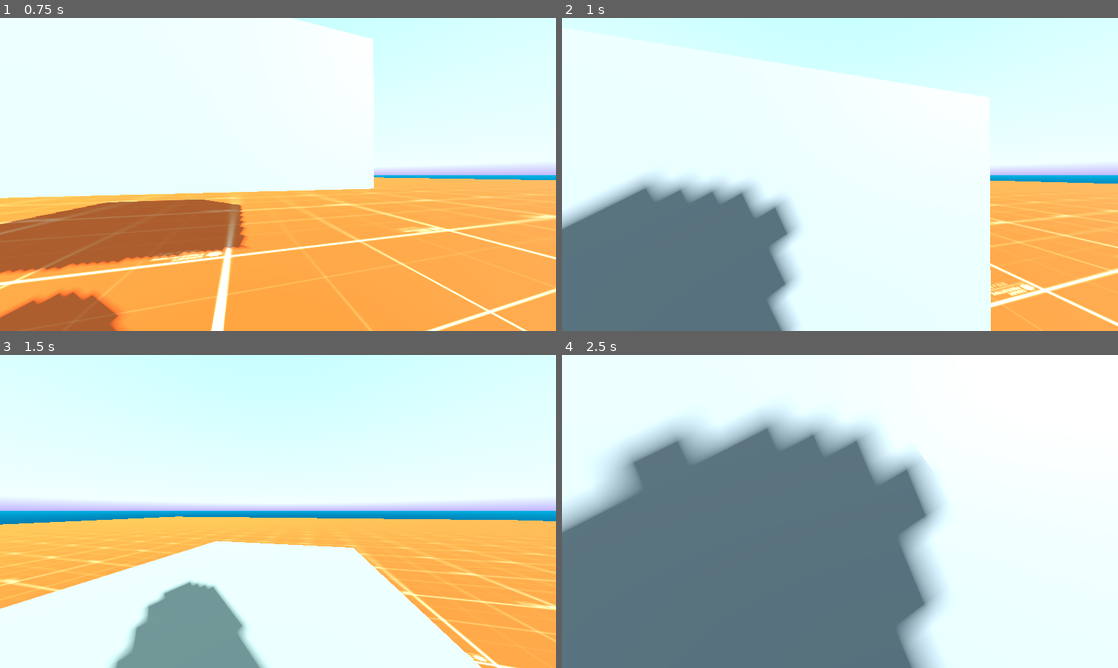
Above: before the commit, frames 1-4 (two rows, left to right).
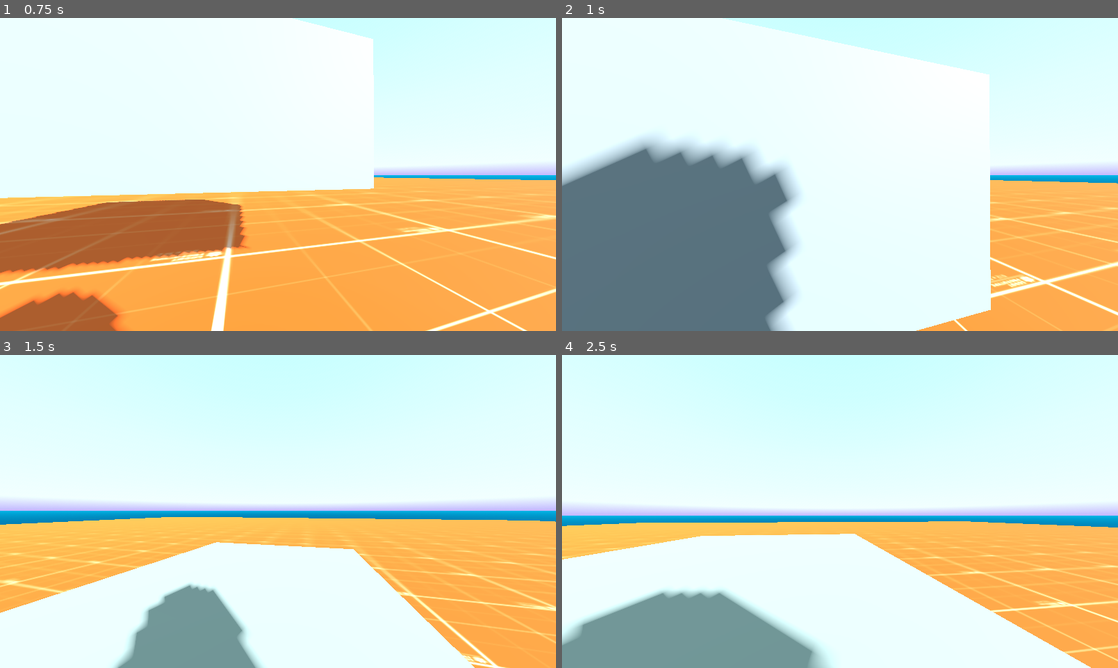
Above: after the commit, the same moments.

Repository: init-Sense/octant
Game: Godot game, scene res://scenes/octagon.tscn
Two runs of this game, one before a commit and one after it. Both use one fixed random seed, a clock stepped at 60 frames per second and the inputs below. A sky picture missing from this copy of the repository is replaced by a grey-blue gradient.
Inputs (mouse positions are in pixels of both pictures, inside the frame that each line leads up to):
- Up to frame 1 (0.75 s): tap Enter at 0.5 s; move the mouse to (305, 174) at 0.52 s; hold W (move_forward) from 0.53 s (still down); tap Shift (sprint) at 0.6 s
- Up to frame 2 (1 s): keep holding W (move_forward); tap Space (jump) at 0.77, 0.8 s
- Up to frame 3 (1.5 s): keep holding W (move_forward); tap Space (jump) at 1.07, 1.35 s; move the mouse to (250, 511) at 1.27 s
- Up to frame 4 (2.5 s): keep holding W (move_forward); tap Space (jump) at 1.52, 1.82, 2.3 s; tap Shift (sprint) at 1.55, 2.1 s; move the mouse to (851, 505) at 2.02 s

Frame 1 is identical in both runs. In frame 2, 16% of the frame differs, in the area x 0-100%, y 0-100%; in frame 3, 2.7%; in frame 4, 80%.

Commit message:
refactor: Removed signals for sprinting and reworked player states

Diff:
--- a/scripts/player/inputs.gd
+++ b/scripts/player/inputs.gd
@@ -3,28 +3,29 @@
 
 
 @onready var player: CharacterBody3D = $"../.."
-
+@onready var movement: PlayerMovement3D = %Movement
+@onready var sprint: Node = %Sprint
 
 func _input(event) -> void:
 	#region MOVEMENT
 	if Input.is_action_just_pressed("move_forward"):
-		player.set_movement_forward()
+		player.set_forward()
 	if Input.is_action_just_pressed("move_backward"):
-		player.set_movement_backward()
+		player.set_backward()
 	if Input.is_action_just_released("move_forward") or Input.is_action_just_released("move_backward"):
-		player.set_movement_still()
+		player.set_still()
 	#endregion
 
 
 	#region JUMP
 	if Input.is_action_just_released("jump"):
-		player.set_action_jumping()
+		player.set_jumping()
 	#endregion
 
 
 	#region SPRINT
 	if Input.is_action_just_pressed("sprint"):
-		player.set_action_sprinting()
+		sprint.start()
 	elif Input.is_action_just_released("sprint"):
-		player.set_action_grounded()
+		sprint.stop()
 	#endregion
--- a/scripts/player/jump.gd
+++ b/scripts/player/jump.gd
@@ -7,23 +7,20 @@
 const JUMPING_SPEED: float = 10.0
 var has_jumped: bool = false
 
-
 #region LIFECYCLE
 func _physics_process(_delta: float) -> void:
 	handle_jump()
 	ground_check()
 #endregion
 
-
 #region JUMP
 func handle_jump() -> void:
 	if player.is_jumping() and player.is_on_floor() and not has_jumped:
 		movement.velocity_vector.y = JUMPING_SPEED
 		has_jumped = true
-
+		player.set_no_action()
 
 func ground_check() -> void:
 	if has_jumped and player.is_on_floor() and movement.velocity_vector.y <= 0:
 		has_jumped = false
-		player.set_action_grounded()
 #endregion
--- a/scripts/player/movement.gd
+++ b/scripts/player/movement.gd
@@ -33,9 +33,9 @@
 #region MOVEMENT
 func set_movement_velocity(delta) -> void:
 	var input_dir = Vector3.ZERO
-	if player.is_moving_forward():
+	if player.is_forward():
 		input_dir -= camera.global_transform.basis.z
-	elif player.is_moving_backward():
+	elif player.is_backward():
 		input_dir += camera.global_transform.basis.z
 
 	input_dir = input_dir.normalized()
--- a/scripts/player/player.gd
+++ b/scripts/player/player.gd
@@ -1,19 +1,18 @@
 extends Node3D
-
-
-#region PLAYER STATES
-enum Movement {
+class_name Player
+
+
+#region STATES
+enum Direction {
 	STILL,
 	FORWARD,
 	BACKWARD,
 }
 
-enum Action {
-	GROUNDED,
-	SPRINTING,
-	JUMPING,
-	FLYING,
-	SWIMMING,
+enum Motion {
+	IDLE,
+	WALKING,
+	RUNNING,
 }
 
 enum Position {
@@ -23,6 +22,14 @@
 	CROUCHED,
 }
 
+enum Action {
+	NOTHING,
+	JUMPING,
+	# FLYING,
+	# SWIMMING...
+}
+#endregion
+
 
 #region SIGNALS
 signal sprinting_started
@@ -31,9 +38,11 @@
 #endregion
 
 
-var movement_state: Movement
-var action_state: Action
-var position_state: Position
+#region INITIAL STATE
+@onready var direction_state: Direction = Direction.STILL
+@onready var motion_state: Motion = Motion.IDLE
+@onready var position_state: Position = Position.STANDING
+@onready var action_state: Action = Action.NOTHING
 #endregion
 
 
@@ -45,12 +54,9 @@
 
 
 #region LIFECYCLE
-func _ready():
-	#print("Player ready. camera: ", camera, ", movement: ", movement, ", body: ", body)
-	#print_tree_pretty()
-	set_movement_still()
-	set_action_grounded()
-	set_position_standing()
+# func _ready():
+	# print("Player ready. camera: ", camera, ", movement: ", movement, ", body: ", body)
+	# print_tree_pretty()
 
 
 func _process(_delta):
@@ -58,91 +64,116 @@
 #endregion
 
 
-#region SETTERS
-func set_movement_state(state) -> void:
-	movement_state = state
-	print("Movement: ", get_movement_value())
-
-
-func set_action_state(state) -> void:
+#region GENERIC SETTERS
+func set_direction_state(state: Direction) -> void:
+	direction_state = state
+	print("Direction -> ", get_direction_value())
+
+
+func set_action_state(state: Action) -> void:
 	action_state = state
-	print("Action: ", get_action_value())
-
-
-func set_position_state(state) -> void:
+	print("Action -> ", get_action_value())
+
+
+func set_motion_state(state: Motion) -> void:
+	motion_state = state
+	print("Motion -> ", get_motion_value())
+
+
+func set_position_state(state: Position) -> void:
 	position_state = state
-	print("Position: ", get_position_value())
-
-
-func set_movement_still() -> void:
-	set_movement_state(Movement.STILL)
-
-
-func set_movement_forward() -> void:
-	set_movement_state(Movement.FORWARD)
-
-
-func set_movement_backward() -> void:
-	set_movement_state(Movement.BACKWARD)
-
-
-func set_action_grounded() -> void:
-	set_action_state(Action.GROUNDED)
-	emit_signal("grounded")
-
-
-func set_action_sprinting() -> void:
-	set_action_state(Action.SPRINTING)
-	emit_signal("sprinting_started")
-
-
-func set_action_jumping() -> void:
+	print("Position -> ", get_position_value())
+#endregion
+
+
+#region DIRECTION SETTERS
+func set_still() -> void:
+	set_direction_state(Direction.STILL)
+
+
+func set_forward() -> void:
+	set_direction_state(Direction.FORWARD)
+
+
+func set_backward() -> void:
+	set_direction_state(Direction.BACKWARD)
+#endregion
+
+
+#region MOTION SETTERS
+func set_idle() -> void:
+	set_motion_state(Motion.IDLE)
+
+func set_walking() -> void:
+	set_motion_state(Motion.WALKING)
+
+func set_running() -> void:
+	set_motion_state(Motion.RUNNING)
+#endregion
+
+
+#region ACTION SETTERS
+func set_no_action() -> void:
+	set_action_state(Action.NOTHING)
+
+
+func set_jumping() -> void:
 	set_action_state(Action.JUMPING)
-	emit_signal("jumping_started")
-
-
-func set_position_standing() -> void:
-	set_action_state(Position.STANDING)
-
-
-func set_position_crouching_down() -> void:
-	set_action_state(Position.CROUCHING_DOWN)
-
-
-func set_position_crouching_up() -> void:
-	set_action_state(Position.CROUCHING_UP)
-
-
-func set_position_crouched() -> void:
-	set_action_state(Position.CROUCHED)
-#endregion
-
-
-#region GETTERS
-func get_movement_value() -> String:
-	match movement_state:
-		Movement.STILL:
+
+# func set_action_swimming() -> void:
+#	...
+#endregion
+
+
+#region POSITION SETTERS
+func set_standing() -> void:
+	set_position_state(Position.STANDING)
+
+
+func set_crouching_down() -> void:
+	set_position_state(Position.CROUCHING_DOWN)
+
+
+func set_crouching_up() -> void:
+	set_position_state(Position.CROUCHING_UP)
+
+
+func set_crouched() -> void:
+	set_position_state(Position.CROUCHED)
+#endregion
+
+
+#region GENERIC GETTERS
+func get_direction_value() -> String:
+	match direction_state:
+		Direction.STILL:
 			return "STILL"
-		Movement.FORWARD:
+		Direction.FORWARD:
 			return "FORWARD"
-		Movement.BACKWARD:
+		Direction.BACKWARD:
 			return "BACKWARD"
+		_:
+			return "UNKNOWN"
+
+
+func get_motion_value() -> String:
+	match motion_state:
+		Motion.IDLE:
+			return "STILL"
+		Motion.WALKING:
+			return "WALKING"
+		Motion.RUNNING:
+			return "RUNNING"
 		_:
 			return "UNKNOWN"
 
 
 func get_action_value() -> String:
 	match action_state:
-		Action.GROUNDED:
-			return "GROUNDED"
-		Action.SPRINTING:
-			return "SPRINTING"
+		Action.NOTHING:
+			return "NOTHING"
 		Action.JUMPING:
 			return "JUMPING"
-		Action.FLYING:
-			return "FLYING"
-		Action.SWIMMING:
-			return "SWIMMING"
 		_:
 			return "UNKNOWN"
 
@@ -157,36 +188,52 @@
 			return "CROUCHING_UP"
 		_:
 			return "UNKNOWN"
-
-
+#endregion
+
+
+#region DIRECTION GETTERS
 func is_still() -> bool:
-	return movement_state == Movement.STILL
+	return direction_state == Direction.STILL
 
 
 func is_moving() -> bool:
-	return movement_state in [Movement.FORWARD, Movement.BACKWARD]
-
-
-func is_moving_forward() -> bool:
-	return movement_state == Movement.FORWARD
-
-
-func is_moving_backward() -> bool:
-	return movement_state == Movement.BACKWARD
-
-
-func is_grounded() -> bool:
-	return action_state == Action.GROUNDED
-
-
-func is_sprinting() -> bool:
-	return action_state == Action.SPRINTING
+	return direction_state in [Direction.FORWARD, Direction.BACKWARD]
+
+
+func is_forward() -> bool:
+	return direction_state == Direction.FORWARD
+
+
+func is_backward() -> bool:
+	return direction_state == Direction.BACKWARD
+#endregion
+
+
+#region MOTION GETTERS
+func is_idle() -> bool:
+	return motion_state == Motion.IDLE
+
+
+func is_running() -> bool:
+	return motion_state == Motion.RUNNING
+
+
+func is_walking() -> bool:
+	return motion_state == Motion.WALKING
+#endregion
+
+
+#region ACTION GETTERS
+func is_doing_nothing() -> bool:
+	return action_state == Action.NOTHING
 
 
 func is_jumping() -> bool:
 	return action_state == Action.JUMPING
-
-
+#endregion
+
+
+#region POSITION GETTERS
 func is_standing() -> bool:
 	return position_state == Position.STANDING
 
--- a/scripts/player/sprint.gd
+++ b/scripts/player/sprint.gd
@@ -1,7 +1,7 @@
 extends Node
 
 
-@onready var player: CharacterBody3D = $"../.."
+@onready var player: Player = $"../.."
 @onready var movement: PlayerMovement3D = %Movement
 
 
@@ -9,17 +9,16 @@
 
 
 #region LIFECYCLE
-func _ready() -> void:
-	player.connect("sprinting_started", Callable(self, "start_sprinting"))
-	player.connect("grounded", Callable(self, "stop_sprinting"))
 #endregion
 
 
 #region SPRINT
-func start_sprinting() -> void:
+func start() -> void:
+	player.set_running()
 	movement.current_speed = SPRINT_SPEED
 
 
-func stop_sprinting() -> void:
+func stop() -> void:
+	player.set_walking()
 	movement.current_speed = movement.WALKING_SPEED
 #endregion
